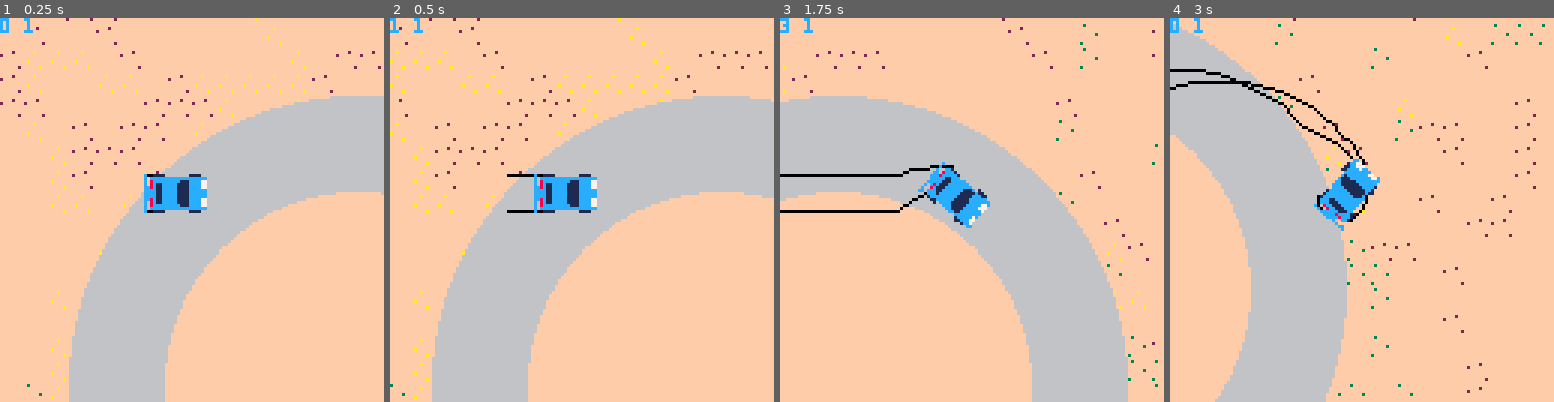
Above: before the commit, frames 1-4 (left to right).
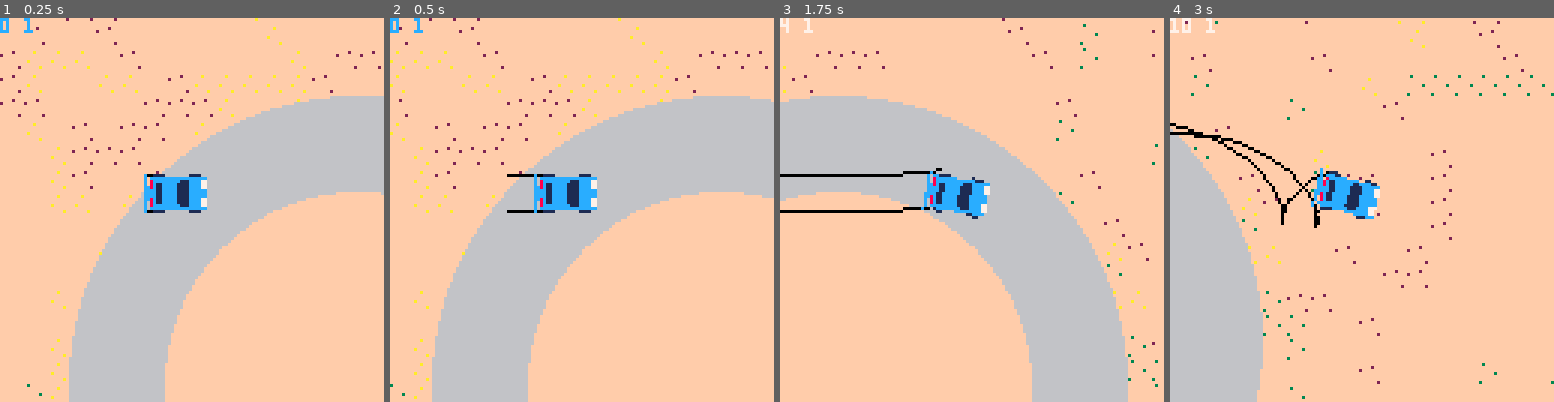
Above: after the commit, the same moments.

Repository: graearea/pico8
Game: PICO-8 cartridge skidmarks.p8
Same seed, same stepped clock (60 frames per second), same inputs: the game is played once before the commit and once after it.
Inputs:
- Up to frame 1 (0.25 s): no input
- Up to frame 2 (0.5 s): no input
- Up to frame 3 (1.75 s): hold Right from 1.6 s (still down)
- Up to frame 4 (3 s): release Right at 2.1 s; hold Right from 2.47 s (still down)

Frame 1 is identical in both runs. In frame 2, less than 0.1% of the frame differs, in the area x 0-3%, y 0-4%; in frame 3, 1.3%; in frame 4, 37%, in the area x 0-100%, y 0-100%.

Commit message:
better steering maybe?

Diff:
--- a/skidmarks.p8
+++ b/skidmarks.p8
@@ -12,8 +12,18 @@
 
 
 function _update()
-  if (btn(⬅️)) then car.angle-=10 end
-  if (btn(➡️)) then car.angle+=10 end
+  if (btn(⬅️)) then
+   car.steer=clamp(car.steer-1,-10,10)
+  elseif (btn(➡️)) then
+   car.steer=clamp(car.steer+1,-10,10)
+  else
+--   if(car.steer>0) then car.steer-=1 end
+  -- if(car.steer<0) then car.steer+=1 end
+  end
+
+
+  car.angle=car.angle+car.steer
+  pr(car.steer,1)
   car:move()
 end
 
@@ -56,6 +66,7 @@
 	return {
 	d_travel=0,
 	angle=0,
+	steer=0,
 	x=ix,
 	y=iy,
 	speed=3,
@@ -79,9 +90,6 @@
 		dx=dx+delta_dx
 		delta_dy=(new_dy-dy)/50
 		dy=dy+delta_dy
---   pr(dx,dy)
-
---  pr(max_dx,max_dy)
 
   dx=clamp(dx,-max_dx,max_dx)
   dy=clamp(dy,-max_dy,max_dy)
@@ -89,7 +97,7 @@
   self.y=self.y+dy
   local speed =flr(speed_of(dx,dy))
   sfx(speed+1)
-  pr(speed,1)
+
   self.dx=dx
   self.dy=dy
 
